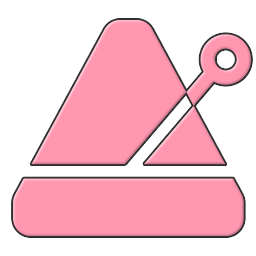
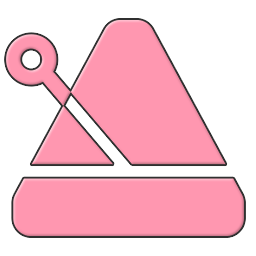
Before/after of a 256 x 256 layered artwork. What changed in the layer stack:
added layer "metronome copy 2" above "metronome copy" over [6, 20, 244, 236]
hid "metronome copy" over [13, 20, 251, 236]